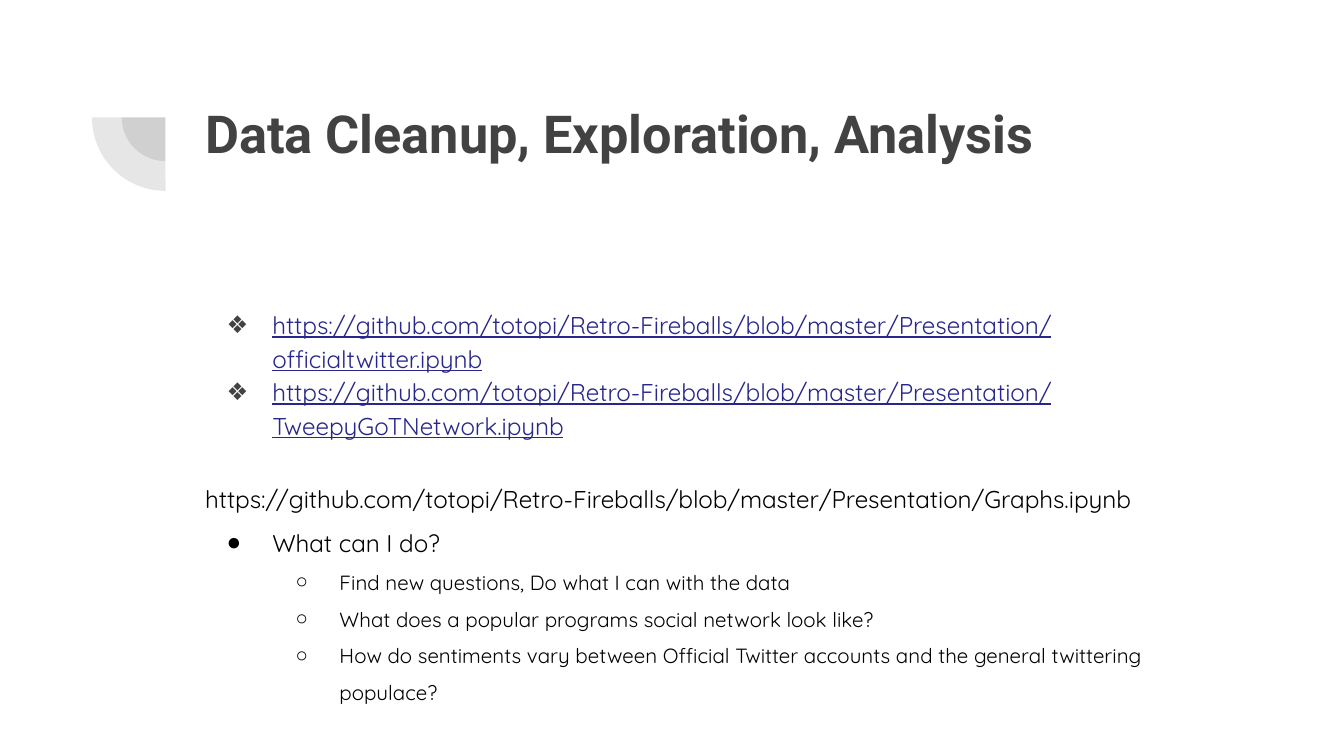
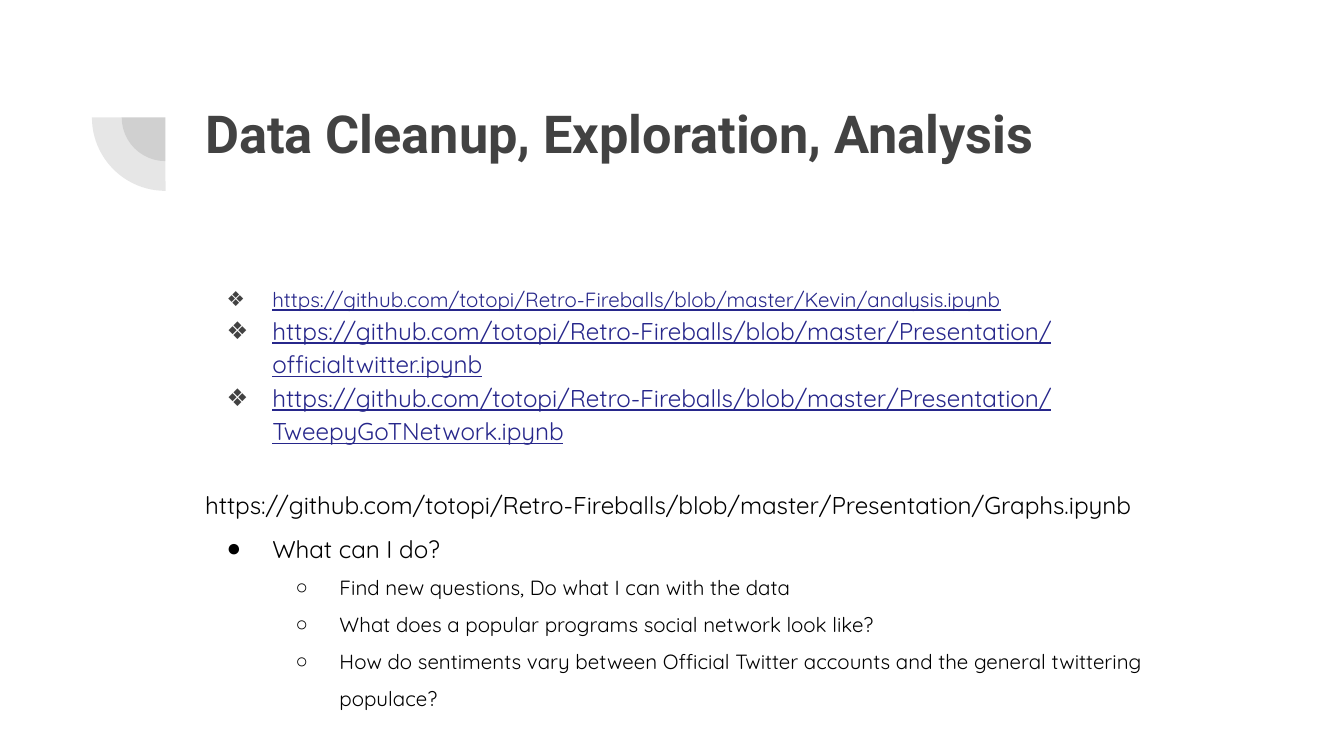
Before and after one commit to nix1228/Retro-Fireballs, a slide deck: slide 25 of Presentation/Retro Fireballs.pptx (slide 26 before the commit). Drawn at 1344x756 pixels with LibreOffice and Linux fonts; fonts in the diff are those of the drawing. Boxes give left, top, right and bottom in pixels: in the first picture for what was removed or moved away, otherwise in the second. Text is boxed around its words. In the diff, an @@ line names an element or a change of style, - is before the commit and + after.

Commit message:
Presentation Ready

```diff
--- a/Presentation/Retro Fireballs.pptx
+++ b/Presentation/Retro Fireballs.pptx
@@ text "https://github.com/totopi/Retro-Fireballs/blob/master/Kevin/ ...": place and size @@
-text "https://github.com/totopi/Retro-Fireballs/blob/master/Kevin/ ..." at [205, 314, 1142, 667]
+text "https://github.com/totopi/Retro-Fireballs/blob/master/Kevin/ ..." at [205, 290, 1142, 710]
@@ text at [272, 290, 1000, 311]: paragraph added @@
+❖ https://github.com/totopi/Retro-Fireballs/blob/master/Kevin/analysis.ipynb
```
Also in this commit, not shown: 6 slides removed.
